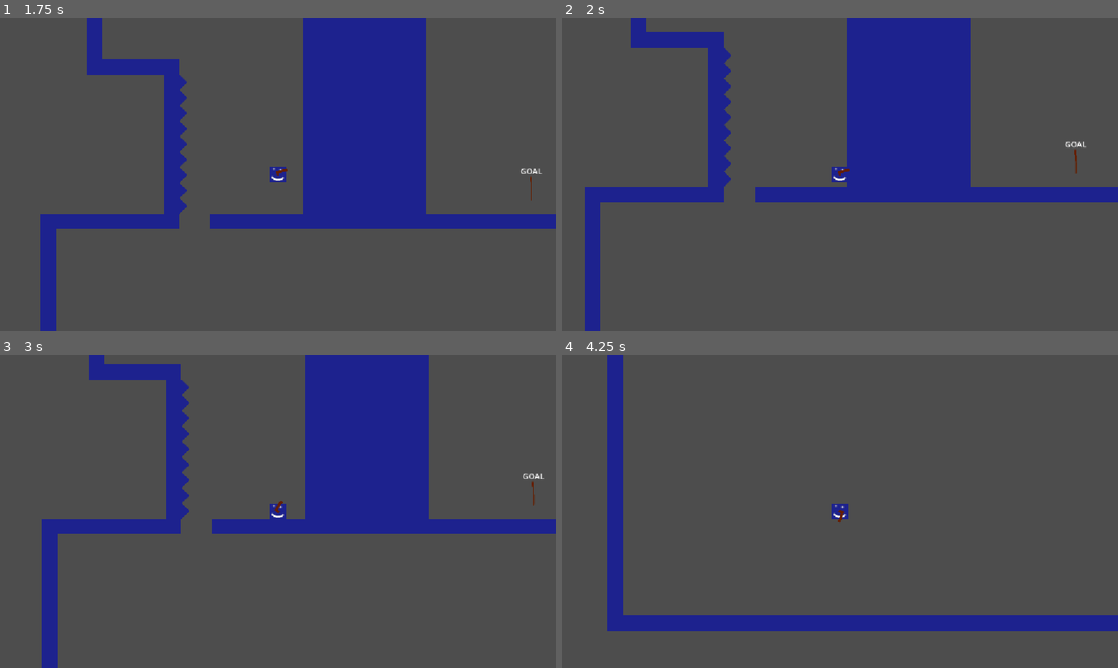
Above: before the commit, frames 1-4 (two rows, left to right).
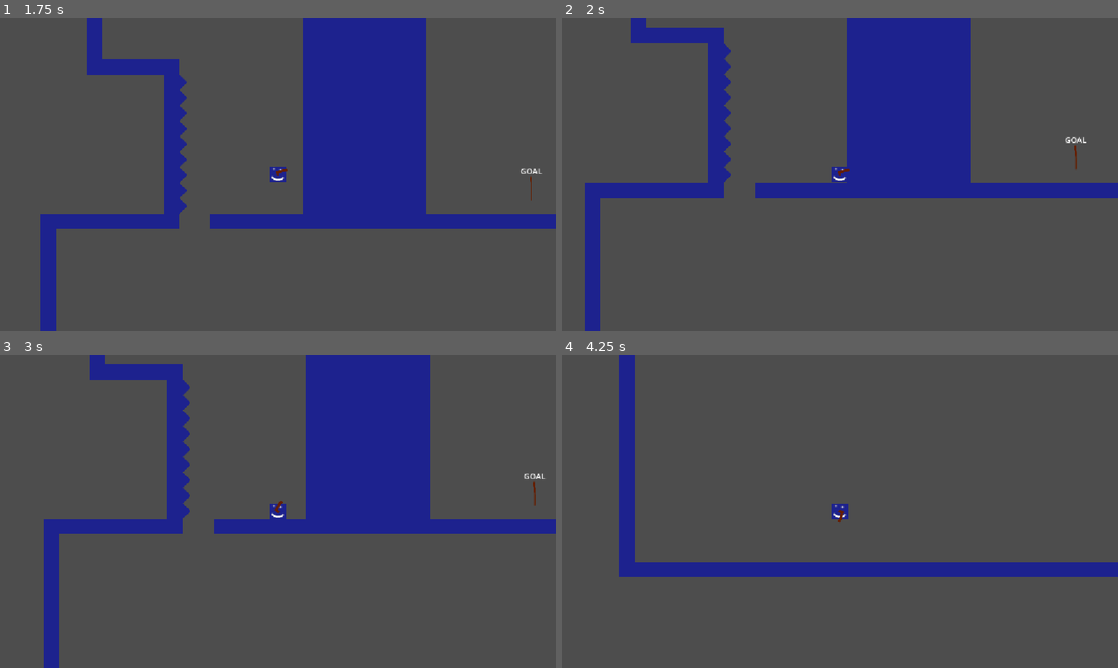
Above: after the commit, the same moments.

Repository: ejoit/Shooter-Game
Game: Godot game, scene res://Scenes/tile_screen.tscn
Same seed, same stepped clock (60 frames per second), same inputs: the game is played once before the commit and once after it.
Inputs (mouse positions are in pixels of both pictures, inside the frame that each line leads up to):
- Up to frame 1 (1.75 s): click "START" at 0.5 s; tap Enter (ui_accept) at 1.25, 1.52 s; move the mouse to (400, 158) at 1.27 s; hold Right (ui_right) from 1.28 s (still down); click (400, 158) at 1.35 s
- Up to frame 2 (2 s): keep holding Right (ui_right)
- Up to frame 3 (3 s): move the mouse to (166, 527) at 2.02 s; click (166, 527) at 2.1 s; tap Enter (ui_accept) at 2.27, 2.75 s; move the mouse to (333, 442) at 2.77 s; release Right (ui_right) at 2.78 s; hold Left (ui_left) from 2.78 s (still down); click (333, 442) at 2.85 s
- Up to frame 4 (4.25 s): move the mouse to (812, 574) at 3.52 s; release Left (ui_left) at 3.53 s; hold Right (ui_right) from 3.53 s (still down); click (812, 574) at 3.6 s; tap Enter (ui_accept) at 3.77 s

Frame 1 is identical in both runs. In frame 2, 2.8% of the frame differs, in the area x 4-100%, y 3-59%; in frame 3, 0.8%; in frame 4, 12%, in the area x 8-100%, y 0-89%.

Commit message:
Started to fix
im done for tonight. Go watch assassination classroom or somthin

Diff:
--- a/Player/Scripts/fall.gd
+++ b/Player/Scripts/fall.gd
@@ -17,5 +17,5 @@
 		state_machine.change_state("idle")
 	if player.is_on_floor() and player.velocity.y >= 0:
 		state_machine.change_state("move")
-	if player.is_on_wall():
+	if player.is_on_wall() and player.can_wall_slide == true:
 		state_machine.change_state("wall")
--- a/Player/Scripts/idle.gd
+++ b/Player/Scripts/idle.gd
@@ -7,7 +7,7 @@
 	player = state_machine.get_parent()
 	player.velocity.x = 0
 	player.can_wall_slide = true
-	player.wall_timer_started = true
+	player.wall_timer_started = false
 
 func physics_update(_delta: float) -> void:
 	print("idle")
--- a/Player/Scripts/move.gd
+++ b/Player/Scripts/move.gd
@@ -6,7 +6,8 @@
 func enter() -> void:
 	player = state_machine.get_parent()
 	player.can_wall_slide = true
-	player.wall_timer_started = true
+	player.wall_timer_started = false
+
 func physics_update(delta: float) -> void:
 	print("movin")
 	player.velocity.x = move_toward(player.velocity.x, player.direction * speed, acceleration * delta)
--- a/Player/Scripts/newplayer.gd
+++ b/Player/Scripts/newplayer.gd
@@ -11,7 +11,9 @@
 func _physics_process(delta: float) -> void:
 
 	direction = Input.get_axis("ui_left", "ui_right")
-
+	if is_on_floor():
+		can_wall_slide = true
+		wall_timer_started = false
 
 
 	move_and_slide()
--- a/Player/Scripts/wall.gd
+++ b/Player/Scripts/wall.gd
@@ -7,20 +7,21 @@
 
 func enter() -> void:
 	player = state_machine.get_parent()
+
+
+func physics_update(delta: float) -> void:
 	if player.can_wall_slide == true:
 		player.velocity.y = 0
 	elif player.can_wall_slide == false:
 		state_machine.change_state("fall")
-
-func physics_update(delta: float) -> void:
 	print("wall")
 	player.velocity.x = move_toward(player.velocity.x, player.direction * speed, acceleration * delta)
 
 	if player.can_wall_slide == true:
 		player.velocity.y += 50 * delta
 
-		if player.wall_timer_started == true:
-			player.wall_timer_started = false
+		if player.wall_timer_started == false:
+			player.wall_timer_started = true
 			$"../../Timers/on_wall".start()
 
 	elif player.can_wall_slide == false:
